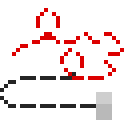
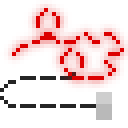
Revision of a layered 128px x 128px image; what changed, layer by layer:
added layer "Layer 10" above "Layer 9" over [4, 0, 128, 88]
